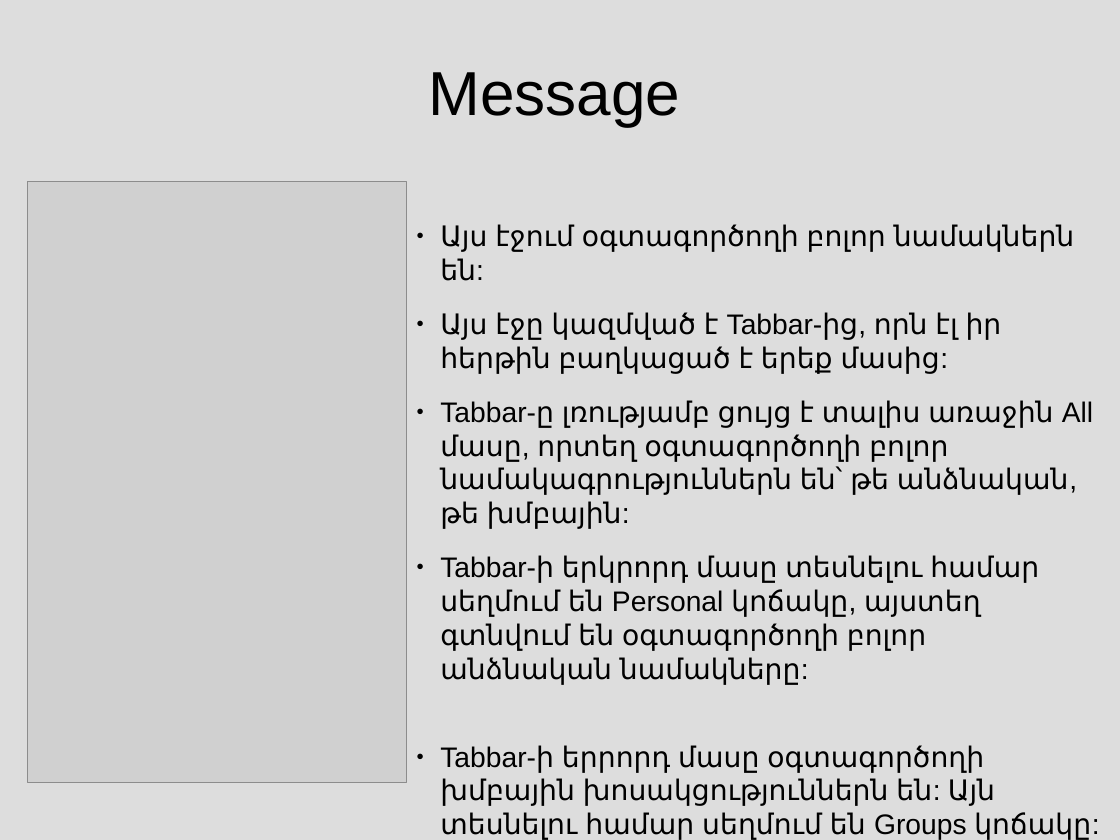
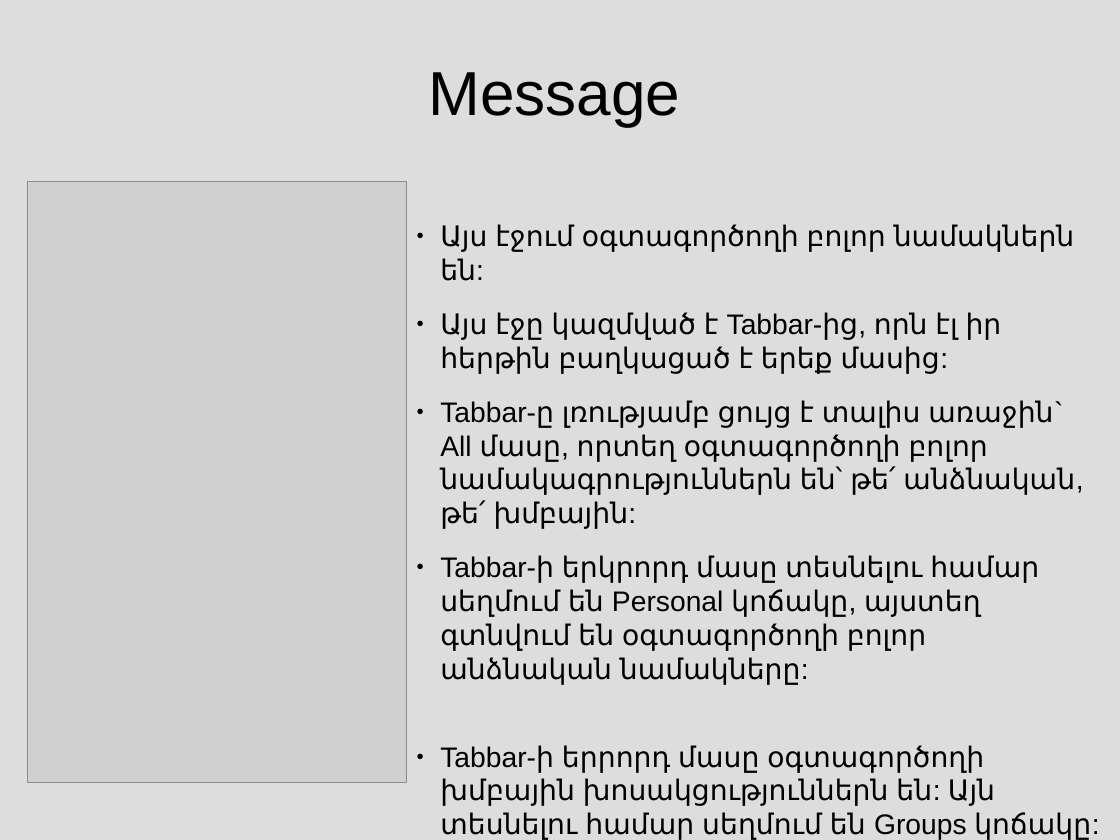
Before and after one commit to vanit-basic/instant_messenger, a slide deck: slide 15 of Documentation/Documentation.odp. Drawn at 1120x840 pixels with LibreOffice and Linux fonts; fonts in the diff are those of the drawing; grey boxes stand for pictures. Boxes give left, top, right and bottom in pixels: in the first picture for what was removed or moved away, otherwise in the second. Text is boxed around its words. In the diff, an @@ line names an element or a change of style, - is before the commit and + after.

```diff
--- a/Documentation/Documentation.odp
+++ b/Documentation/Documentation.odp
@@ text at (440, 400, 1075, 529): text changed @@
-● Tabbar-ը լռությամբ ցույց է տալիս առաջին All մասը, որտեղ օգտագործողի բոլոր նամակագրություններն են՝ թե անձնական, թե խմբային:
+● Tabbar-ը լռությամբ ցույց է տալիս առաջին` All մասը, որտեղ օգտագործողի բոլոր նամակագրություններն են՝ թե՛ անձնական, թե՛ խմբային:
```
Also in this commit, not shown: 20 other slides changed.
